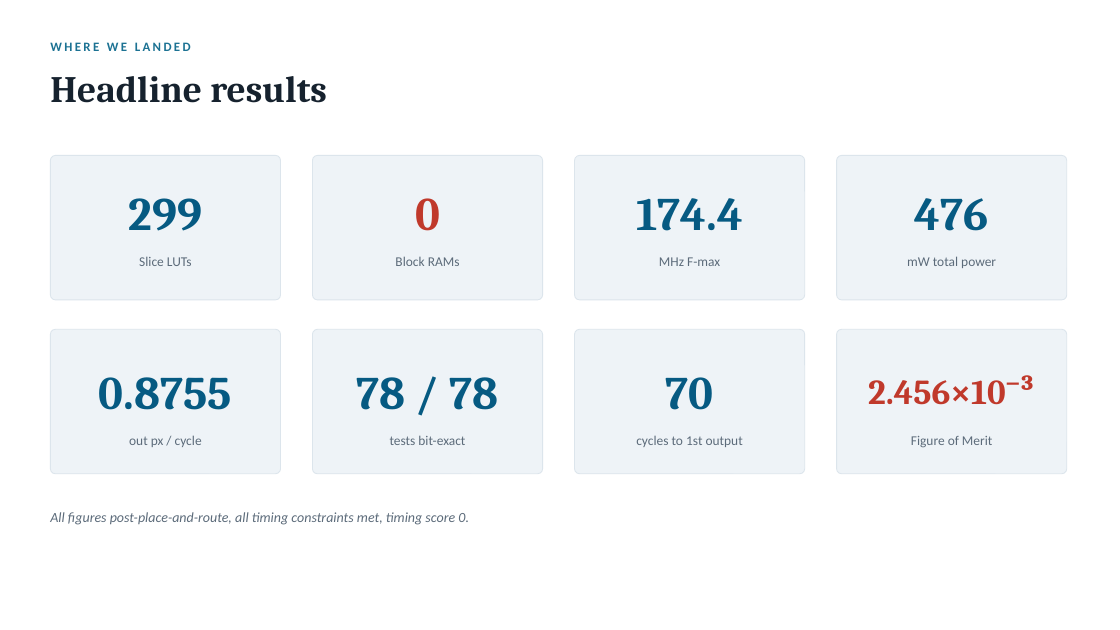
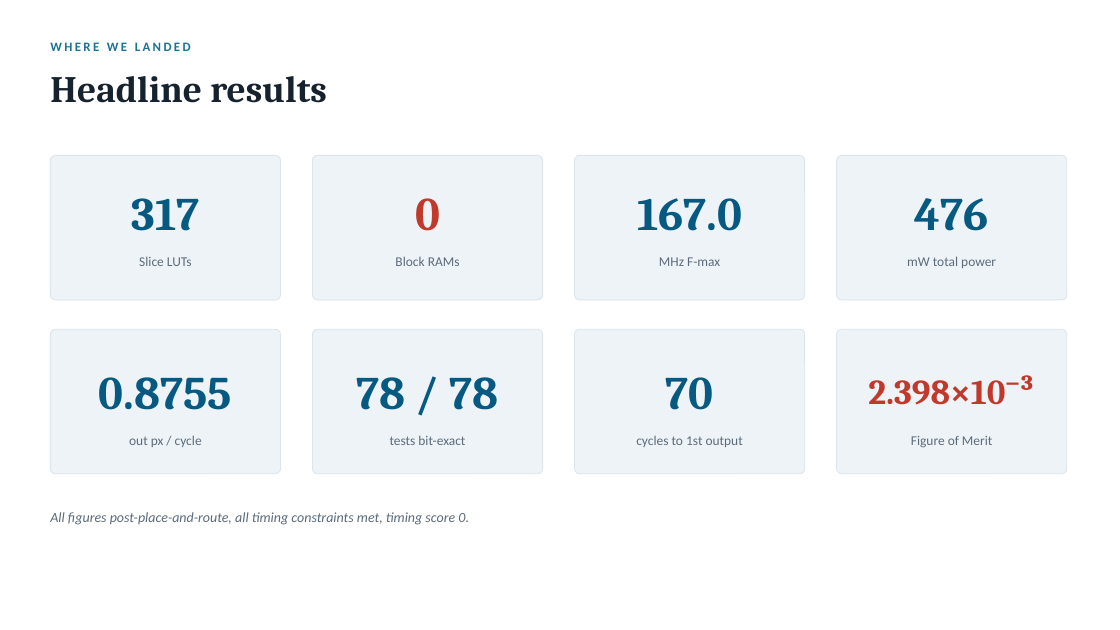
Before and after one commit to MOHAMED141414/sscs2026-conv-accel, a slide deck: slide 2 of docs/SSCS2026_presentation.pptx. Drawn at 1120x630 pixels with LibreOffice and Linux fonts; fonts in the diff are those of the drawing. Boxes give left, top, right and bottom in pixels: in the first picture for what was removed or moved away, otherwise in the second. Text is boxed around its words. In the diff, an @@ line names an element or a change of style, - is before the commit and + after.

```diff
--- a/docs/SSCS2026_presentation.pptx
+++ b/docs/SSCS2026_presentation.pptx
@@ text at (131, 198, 199, 231): text changed @@
-299
+317
@@ text at (637, 198, 742, 231): text changed @@
-174.4
+167.0
@@ text at (868, 375, 1034, 405): text changed @@
-2.456×10⁻³
+2.398×10⁻³
```
Also in this commit, not shown: 3 other slides changed, 1 slide added, 1 other file.
